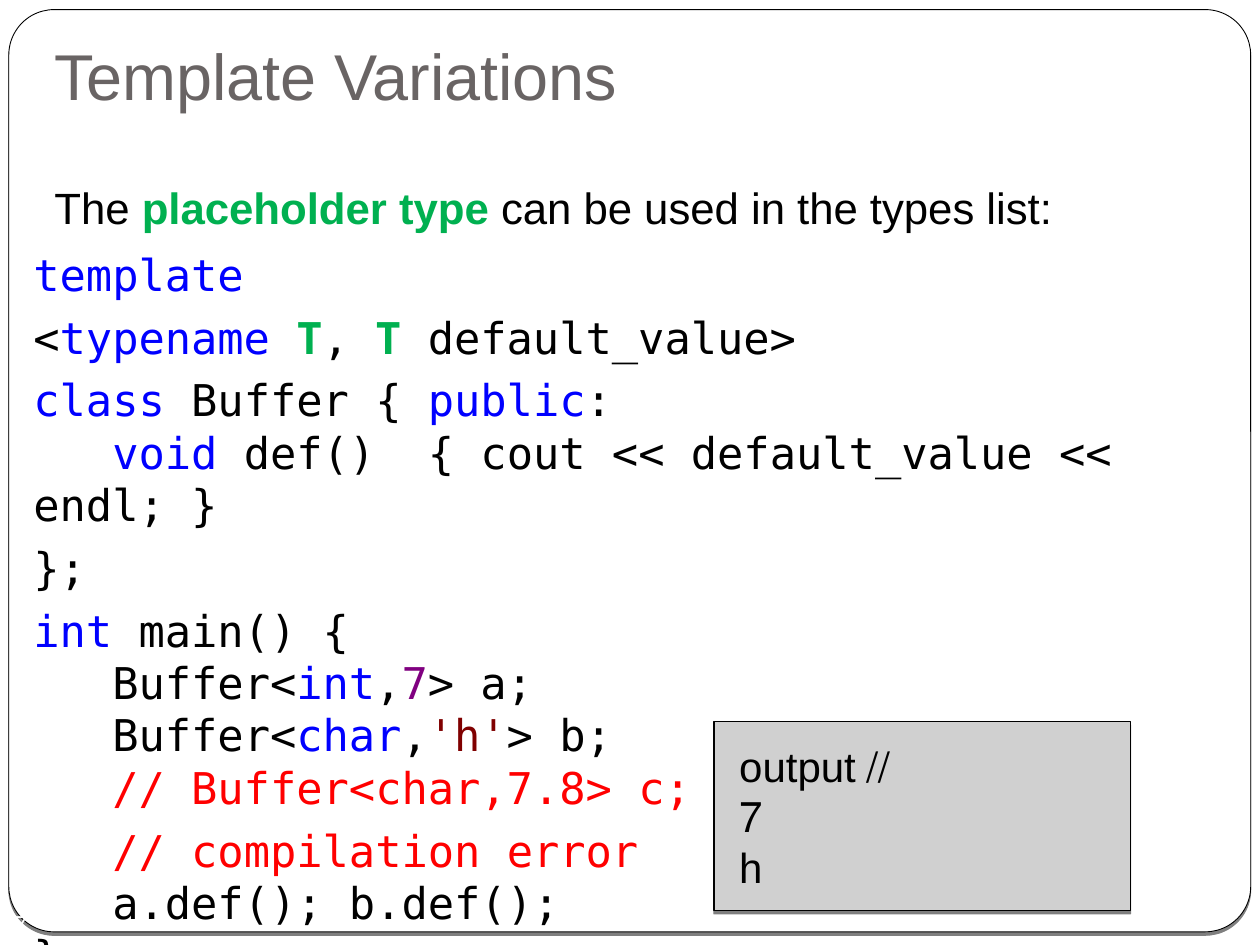
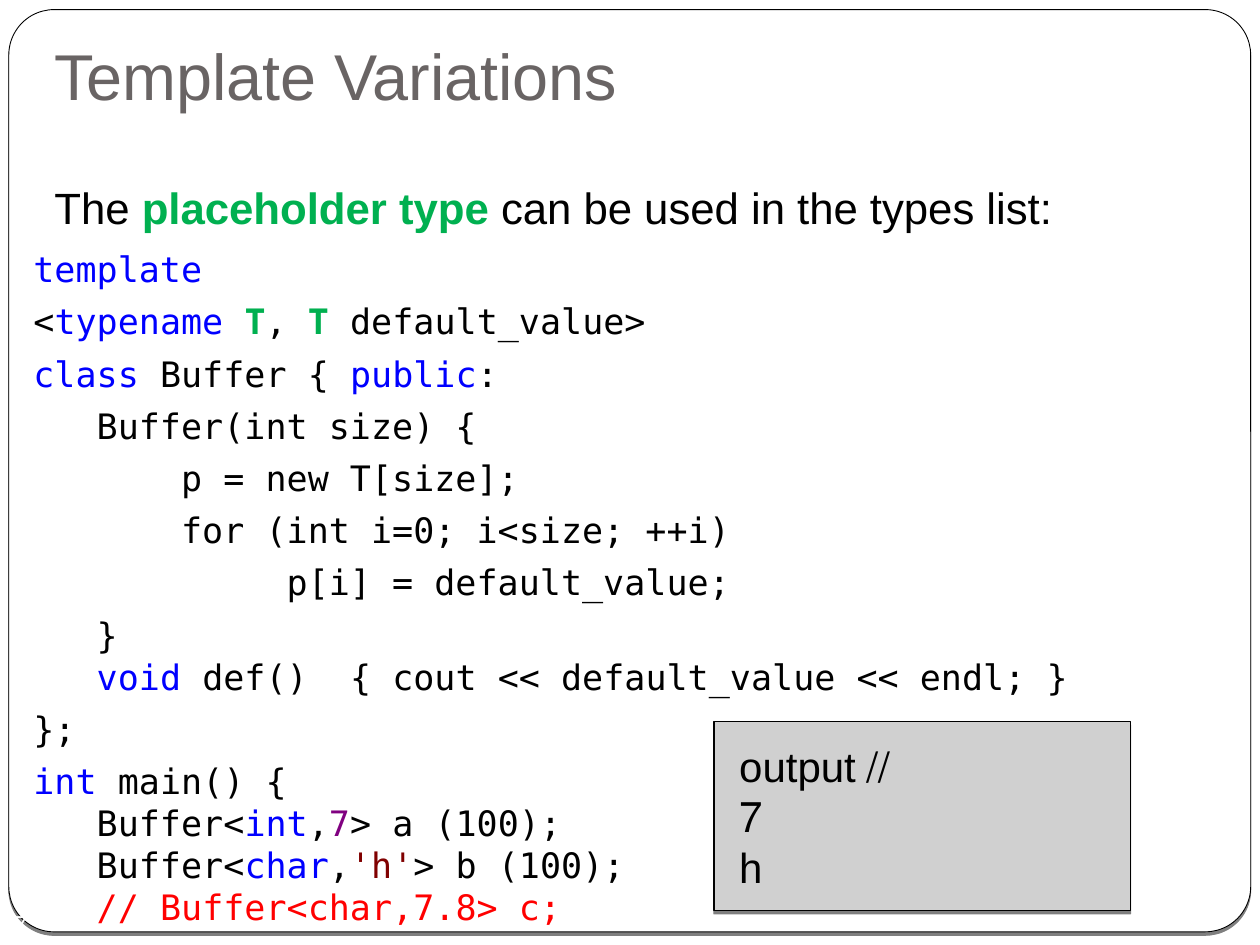
Before and after one commit to cpp-at-ariel/cpp-5779, a slide deck: slide 7 of 09-metaprogramming/slides.odp. Drawn at 1260x945 pixels with LibreOffice and Linux fonts; fonts in the diff are those of the drawing; grey boxes stand for pictures. Boxes give left, top, right and bottom in pixels: in the first picture for what was removed or moved away, otherwise in the second. Text is boxed around its words. In the diff, an @@ line names an element or a change of style, - is before the commit and + after.

```diff
--- a/09-metaprogramming/slides.odp
+++ b/09-metaprogramming/slides.odp
@@ text at [33,255,645,342]: size 25 to 20 pt in "template", "<typename T, T default_value>", "};", "// compilation error a.def(); b.def(); }" @@
@@ text at [33,360,1025,698]: text changed; size 25 to 20 pt @@
-class Buffer { public:
-void def() { cout << default_value << endl; }
+class Buffer { public:
+Buffer(int size) {
+p = new T[size];
+for (int i=0; i<size; ++i)
+p[i] = default_value;
+}
+void def() { cout << default_value << endl; }
@@ text at [33,767,625,925]: text changed; size 25 to 20 pt @@
-int main() {
-Buffer<int,7> a;
-Buffer<char,'h'> b;
-// Buffer<char,7.8> c;
+int main() {
+Buffer<int,7> a (100);
+Buffer<char,'h'> b (100);
+// Buffer<char,7.8> c;
```
Also in this commit, not shown: 2 other slides changed, 7 other files.
